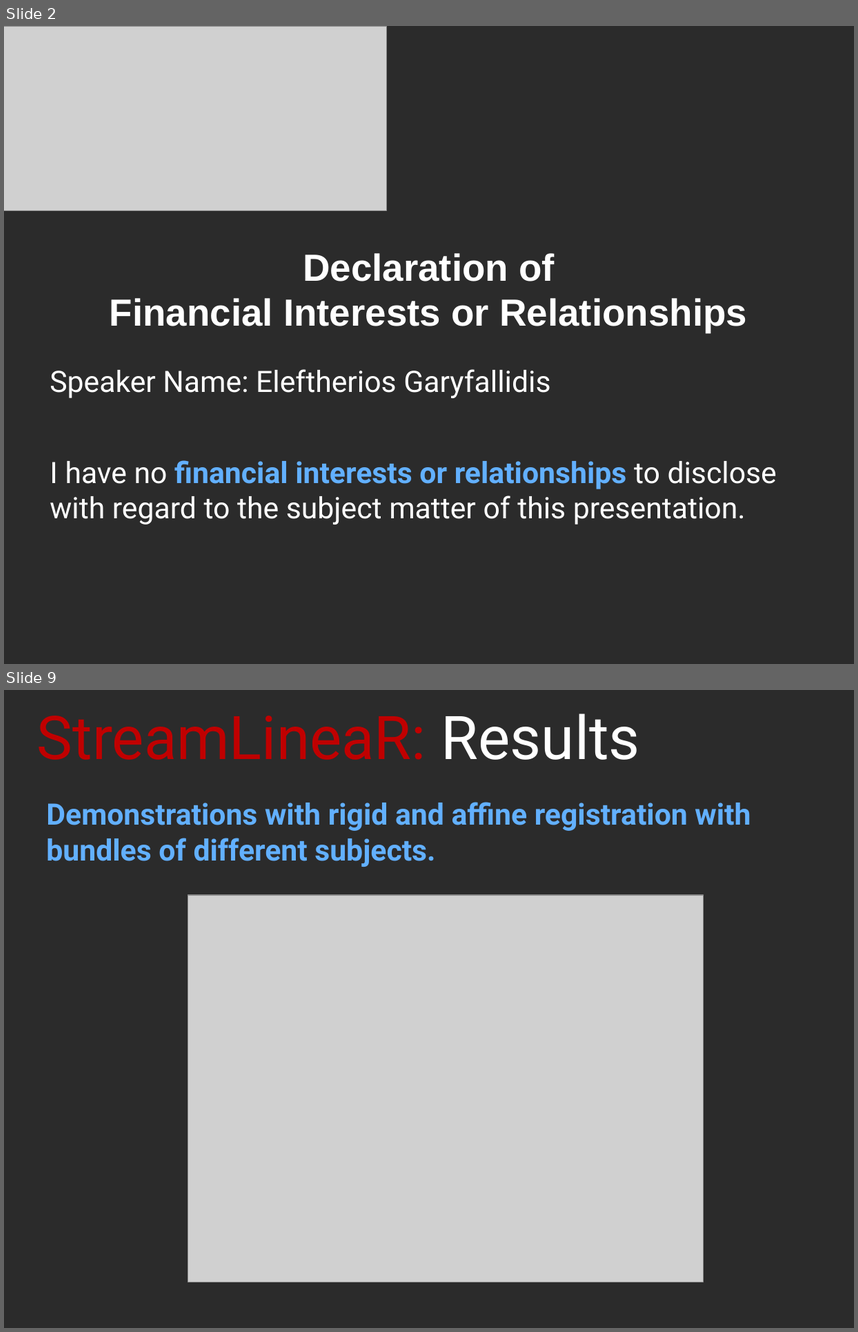
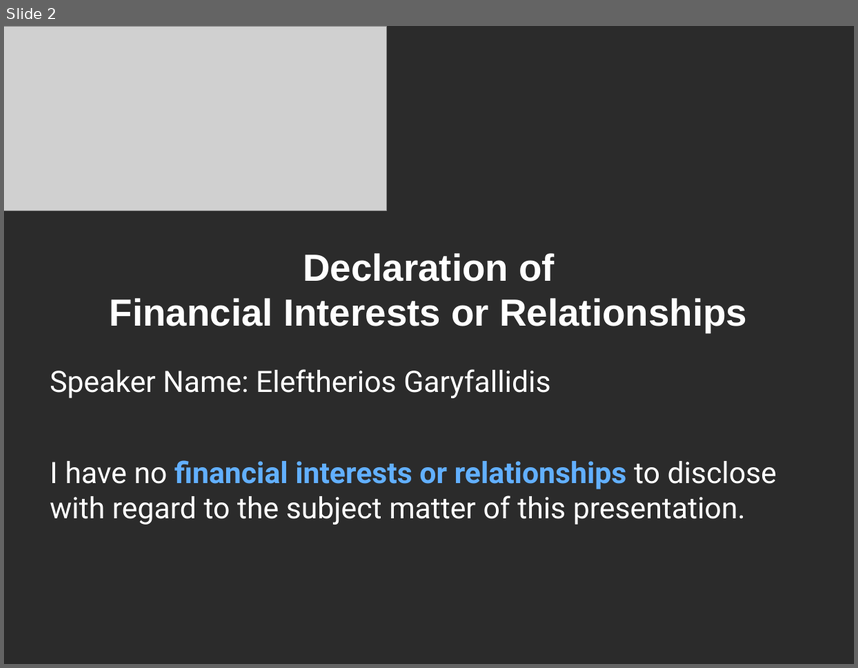
Before and after one commit to Garyfallidis/meta_didaktoriko, a slide deck: ismrm2014/oral/bundle_alignment.ppt. Shown one above the other, each under a label of ours: slides 2 and 9 before the commit, slide 2 after it; the slides between them are not shown. The pictures are 858x1332 and 858x668 pixels, drawn with LibreOffice and Linux fonts; fonts in the diff are those of the drawing; grey boxes stand for pictures; background and template pictures are left out; a plain dark background stands for a picture behind light text. Boxes give left, top, right and bottom in pixels: in the first picture for what was removed or moved away, otherwise in the second. Text is boxed around its words. In the diff, an @@ line names an element or a change of style, - is before the commit and + after.

```diff
--- a/ismrm2014/oral/bundle_alignment.ppt
+++ b/ismrm2014/oral/bundle_alignment.ppt
@@ slide 9 removed at <box>4,690,854,1328</box>, background picture (left out) @@
@@ title removed at <box>37,713,640,760</box> @@
-StreamLineaR: Results
@@ text removed at <box>46,802,751,867</box> @@
-Demonstrations with rigid and affine registration with bundles of different subjects.
@@ picture removed at <box>188,895,703,1281</box> @@
```
Also in this commit, not shown: 6 slides changed, 7 slides added, 2 other slides removed, 8 other files.
